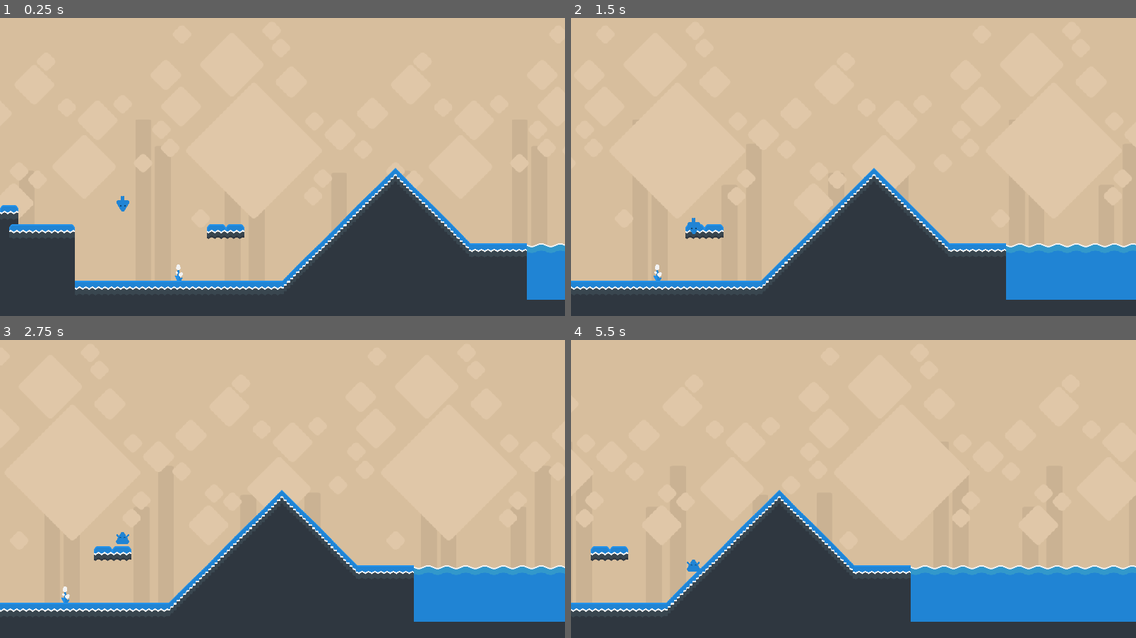
Above: before the commit, frames 1-4 (two rows, left to right).
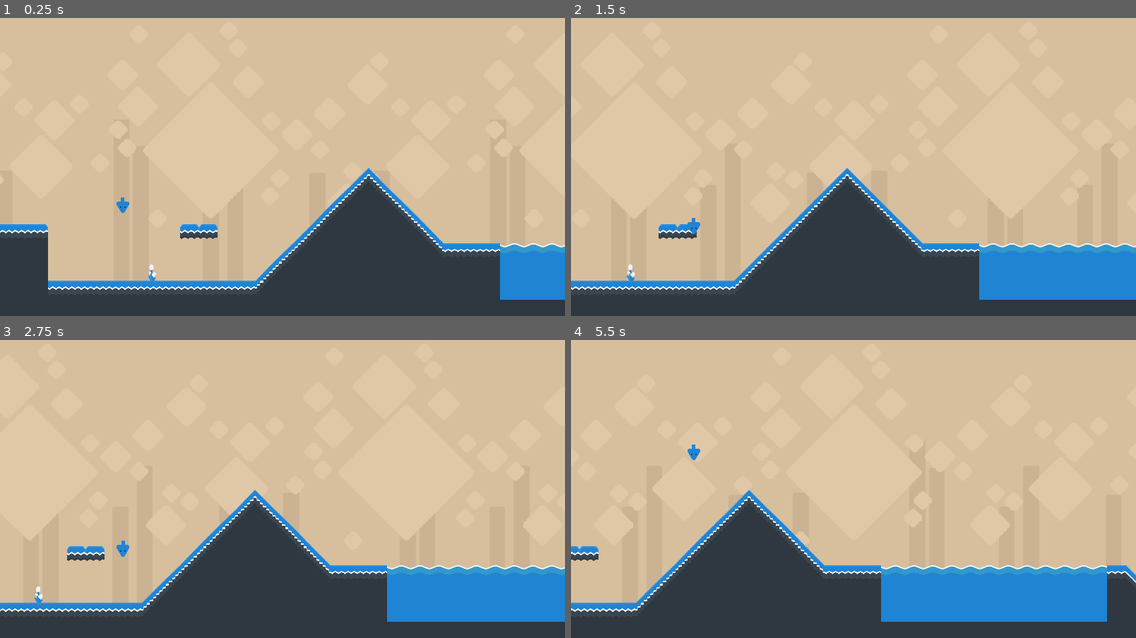
Above: after the commit, the same moments.

Repository: ojas-sanghi/fbla-game
Game: Godot game, scene res://main.tscn
Two runs of this game, one before a commit and one after it. Both use one fixed random seed, a clock stepped at 60 frames per second and the inputs below.
Inputs:
- Up to frame 1 (0.25 s): no input
- Up to frame 2 (1.5 s): hold Right (ui_right) from 0.53 s (still down); tap Up (ui_up) at 0.77 s
- Up to frame 3 (2.75 s): tap Up (ui_up) at 1.52 s; release Right (ui_right) at 2.03 s; hold Left (ui_left) from 2.03 s (still down)
- Up to frame 4 (5.5 s): release Left (ui_left) at 2.78 s; hold Right (ui_right) 2.78-4.28 s; tap Up (ui_up) at 3.02, 3.77, 4.52 s; hold Left (ui_left) 4.28-5.03 s; hold Right (ui_right) from 5.03 s (still down)

The runs differ from the first frame. In frame 1, 6.9% of the frame differs, in the area x 0-100%, y 50-95%; in frame 2, 5.7%; in frame 3, 5.8%; in frame 4, 6.9%, in the area x 0-100%, y 35-95%.

Commit message:
if player lands in water, do water anim

Diff:
--- a/Player.gd
+++ b/Player.gd
@@ -59,7 +59,7 @@
 	var new_anim = "idle"
 
 	if on_floor:
-		if anim == "fall":
+		if anim == "fall" and not Globals.in_water:
 			$AnimationPlayer.play("hit_ground")
 			yield($AnimationPlayer, "animation_finished")
 
--- a/main.tscn
+++ b/main.tscn
@@ -23,7 +23,7 @@
 }
 
 [node name="Player" parent="." instance=ExtResource( 2 )]
-position = Vector2( 417.684, 668.907 )
+position = Vector2( 508.906, 673.291 )
 
 [node name="Camera2D" type="Camera2D" parent="Player"]
 position = Vector2( -416.982, -668.163 )
